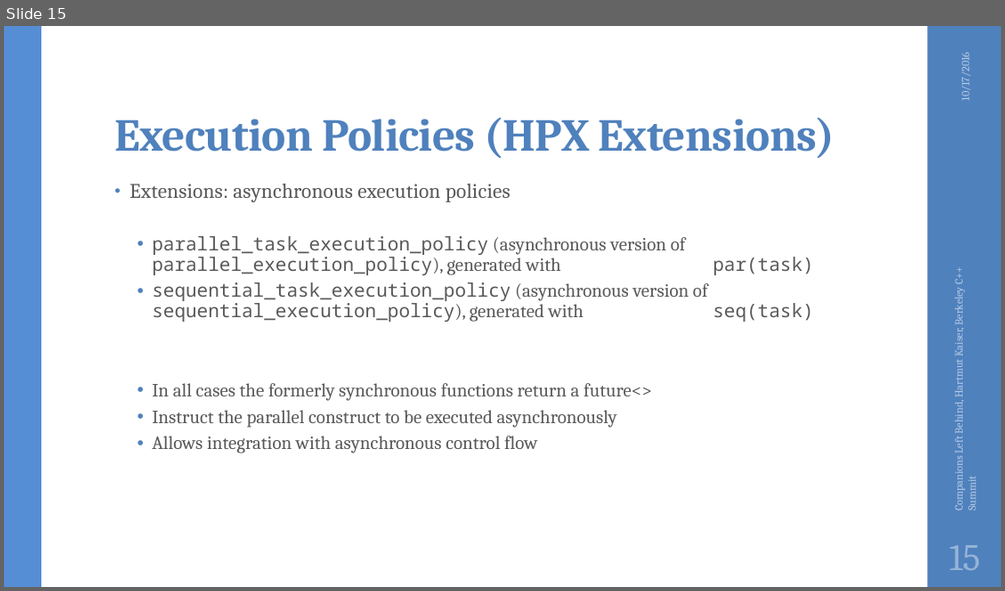
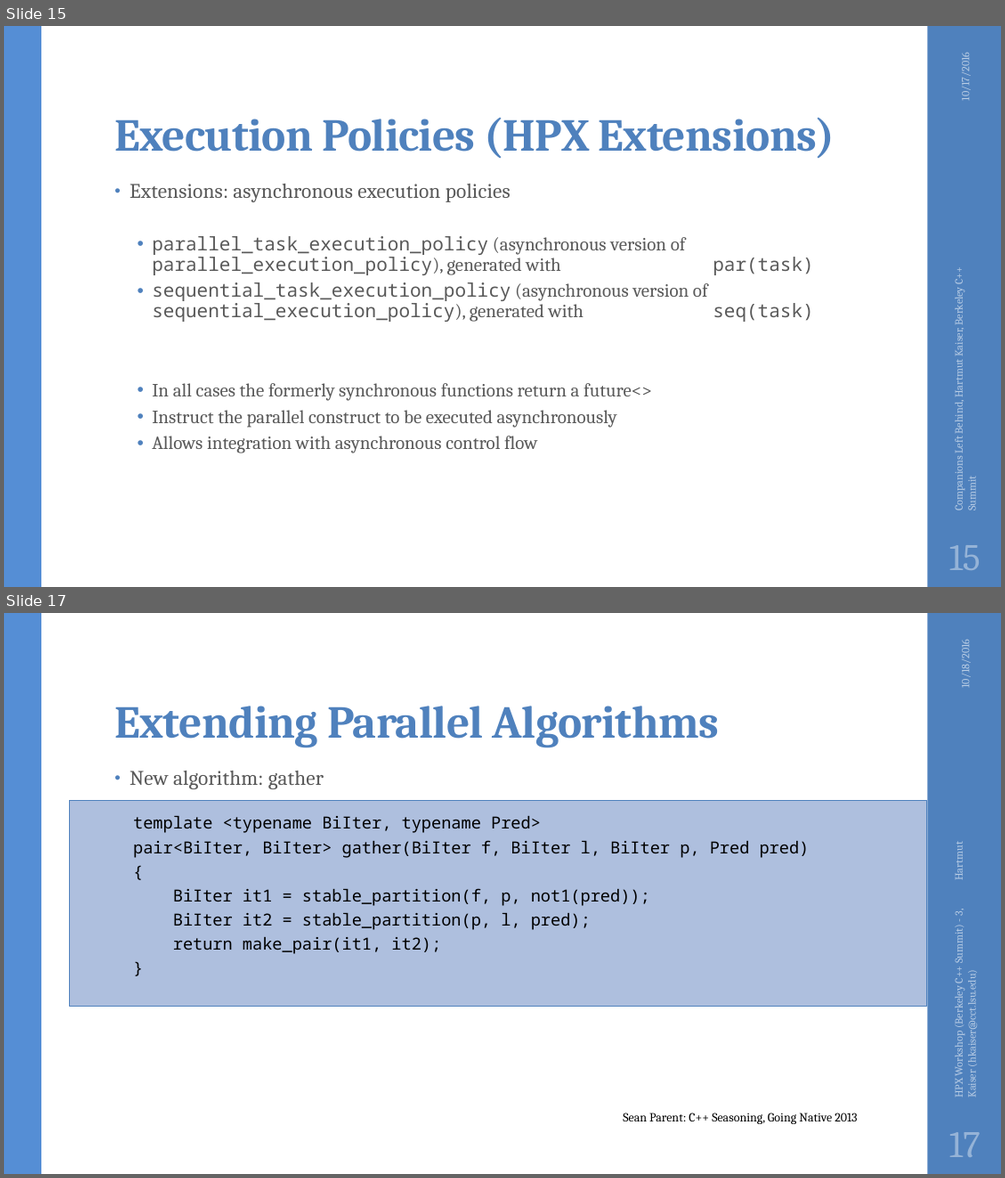
Before and after one commit to STEllAR-GROUP/tutorials, a slide deck: lbl2016/HPX - A C++ Standard Library for Parallelism and Concurrency.pptx. Shown one above the other, each under a label of ours: slide 15 before the commit, slides 15 and 17 after it; the slides between them are not shown. The pictures are 1005x591 and 1005x1178 pixels, drawn with LibreOffice and Linux fonts; fonts in the diff are those of the drawing; background and template pictures are left out. Boxes give left, top, right and bottom in pixels: in the first picture for what was removed or moved away, otherwise in the second. Text is boxed around its words. In the diff, an @@ line names an element or a change of style, - is before the commit and + after.

```diff
--- a/lbl2016/HPX - A C++ Standard Library for Parallelism and Concurrency.pptx
+++ b/lbl2016/HPX - A C++ Standard Library for Parallelism and Concurrency.pptx
@@ slide 17 added at [4, 613, 1001, 1174], background #FFFFFF; not listed: 2 template elements that a slide beside it also shows @@
@@ text added at [957, 643, 971, 687], 10.5 pt, text #B9CDE5 @@
+10/18/2016
@@ title added at [114, 706, 719, 747], 44 pt, text #4F81BD, bold @@
+Extending Parallel Algorithms
@@ rectangle added at [70, 800, 928, 1005], fill #AFC0DF, outline #4F81BD 0.75 pt @@
@@ text added at [133, 816, 809, 954], 16 pt, text #000000 @@
+• New algorithm: gather
+    template <typename BiIter, typename Pred>
+    pair<BiIter, BiIter> gather(BiIter f, BiIter l, BiIter p, Pred pred)
+    {
+    BiIter it1 = stable_partition(f, p, not1(pred));
+    BiIter it2 = stable_partition(p, l, pred);
+    return make_pair(it1, it2);
+    }
@@ text added at [951, 908, 979, 1096], 10.5 pt, text #B9CDE5 @@
+HPX Workshop (Berkeley C++ Summit) - 3, Hartmut Kaiser (hkaiser@cct.lsu.edu)
@@ text added at [623, 1112, 857, 1124], 12 pt, text #000000 @@
+Sean Parent: C++ Seasoning, Going Native 2013
@@ page number added at [949, 1132, 980, 1157], 36 pt, text #95B3D7 @@
+17
```
Also in this commit, not shown: 2 slides changed, 3 other slides added, 1 other file.
